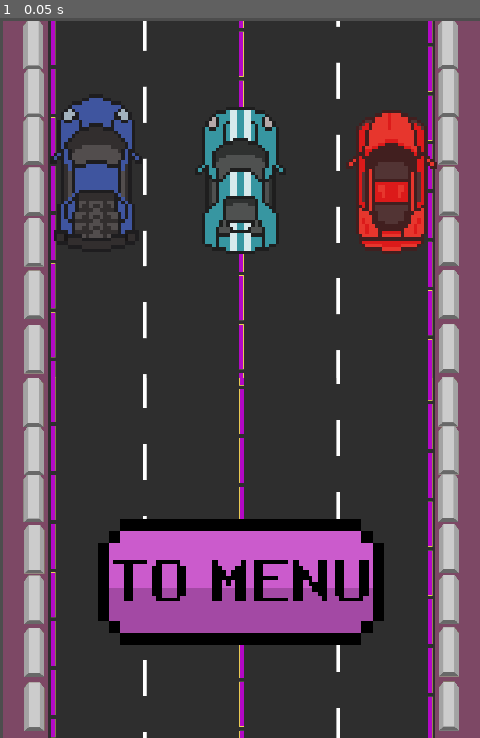
Above: before the commit, frame 1.
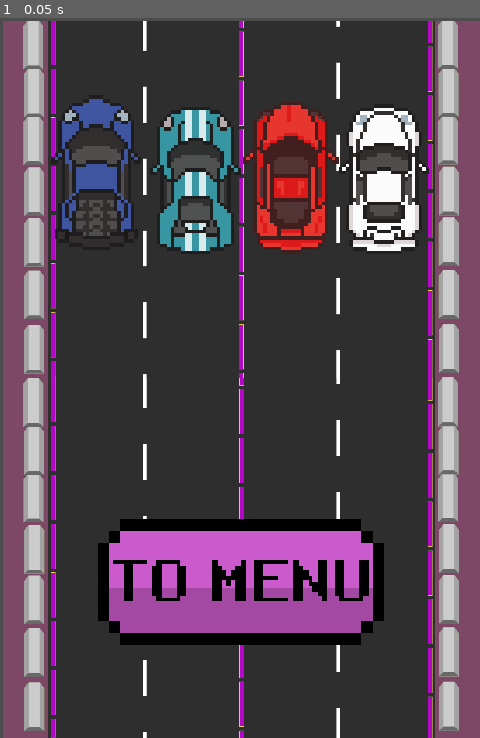
Above: after the commit, the same moment.

Repository: Maxsonin/Race-Game-for-Hackathon
Game: Godot game, scene res://scene/garage/garage.tscn
The game is run twice, just before and just after one commit, with the same random seed, the same clock (stepped at 60 frames per second) and the same inputs. This scene is started directly instead of the project's main scene.
Inputs:
- Up to frame 1 (0.05 s): no input

The runs differ from the first frame. In frame 1, 8.0% of the frame differs, in the area x 10-92%, y 11-33%.

Commit message:
added new car, enabled touch screen in main

Diff:
--- a/scene/garage/garage.tscn
+++ b/scene/garage/garage.tscn
@@ -1,10 +1,11 @@
-[gd_scene load_steps=13 format=3 uid="uid://bh00gsb3co1ch"]
+[gd_scene load_steps=16 format=3 uid="uid://bh00gsb3co1ch"]
 
 [ext_resource type="Texture2D" uid="uid://da6ocqoc88mad" path="res://imgs/background/parking/parking.png" id="1_juvo4"]
 [ext_resource type="Texture2D" uid="uid://co1mwrtt4p7wk" path="res://imgs/buttons/toMenuButtons/to_menu_button.png" id="2_8msul"]
 [ext_resource type="Texture2D" uid="uid://bkmsuqo42d6kr" path="res://imgs/cars/car_car.png" id="2_n6kes"]
 [ext_resource type="Texture2D" uid="uid://c8al5jq4gdxxh" path="res://imgs/cars/car3.png" id="3_pfbtp"]
 [ext_resource type="Texture2D" uid="uid://b1l3say3728x6" path="res://imgs/cars/car4.png" id="4_jg2ry"]
+[ext_resource type="Texture2D" uid="uid://cfjkhnkfyml50" path="res://imgs/cars/car5.png" id="6_h5xm1"]
 [ext_resource type="PackedScene" uid="uid://c6omje6eu138a" path="res://scene/transition/scene_trasition.tscn" id="6_mmdbj"]
 
 [sub_resource type="GDScript" id="GDScript_cy1gq"]
@@ -42,12 +43,22 @@
 	scene_trasition.transition()
 
 
+func _on_touch_screen_button5_pressed() -> void:
+	Global.car_img=load(\"res://imgs/cars/car5.png\")
+	animation_player.play(\"white\")
+	await get_tree().create_timer(0.5).timeout
+	scene_trasition.transition()
+
+
 func _on_touch_screen_button_3_pressed():
 	get_tree().change_scene_to_file(\"res://scene/mainMenu/mainMenu.tscn\")
 
 
 func _on_scene_trasition_transitioned() -> void:
 	get_tree().change_scene_to_file(\"res://scene/main/main.tscn\")
+
+
+
 "
 
 [sub_resource type="GDScript" id="GDScript_miprn"]
@@ -109,11 +120,43 @@
 "values": [Vector2(131, 52), Vector2(130, -26)]
 }
 
+[sub_resource type="Animation" id="Animation_jgkqo"]
+resource_name = "white"
+tracks/0/type = "value"
+tracks/0/imported = false
+tracks/0/enabled = true
+tracks/0/path = NodePath("Control/Sprite2D4:position")
+tracks/0/interp = 1
+tracks/0/loop_wrap = true
+tracks/0/keys = {
+"times": PackedFloat32Array(0, 1),
+"transitions": PackedFloat32Array(1, 1),
+"update": 0,
+"values": [Vector2(128, 51), Vector2(128, -30)]
+}
+
+[sub_resource type="Animation" id="Animation_i8aeu"]
+length = 0.001
+tracks/0/type = "value"
+tracks/0/imported = false
+tracks/0/enabled = true
+tracks/0/path = NodePath("Control/Sprite2D4:position")
+tracks/0/interp = 1
+tracks/0/loop_wrap = true
+tracks/0/keys = {
+"times": PackedFloat32Array(0),
+"transitions": PackedFloat32Array(1),
+"update": 0,
+"values": [Vector2(128, 51)]
+}
+
 [sub_resource type="AnimationLibrary" id="AnimationLibrary_fdovi"]
 _data = {
+"RESET": SubResource("Animation_i8aeu"),
 "blue": SubResource("Animation_yp18o"),
 "green": SubResource("Animation_bs5om"),
-"red": SubResource("Animation_panq3")
+"red": SubResource("Animation_panq3"),
+"white": SubResource("Animation_jgkqo")
 }
 
 [node name="Garage" type="Node2D"]
@@ -139,7 +182,7 @@
 
 [node name="Sprite2D" type="Sprite2D" parent="Control"]
 position = Vector2(33, 47)
-scale = Vector2(0.589806, 0.613971)
+scale = Vector2(0.576456, 0.600074)
 texture = ExtResource("2_n6kes")
 script = SubResource("GDScript_miprn")
 
@@ -151,8 +194,8 @@
 texture_normal = ExtResource("2_n6kes")
 
 [node name="Sprite2D2" type="Sprite2D" parent="Control"]
-position = Vector2(131, 52)
-scale = Vector2(0.54, 0.545)
+position = Vector2(97.5, 50.4861)
+scale = Vector2(0.57, 0.575278)
 texture = ExtResource("3_pfbtp")
 
 [node name="TouchScreenButton" type="TouchScreenButton" parent="Control/Sprite2D2"]
@@ -163,7 +206,7 @@
 texture_normal = ExtResource("3_pfbtp")
 
 [node name="Sprite2D3" type="Sprite2D" parent="Control"]
-position = Vector2(79, 52)
+position = Vector2(64, 52)
 scale = Vector2(0.5875, 0.57)
 texture = ExtResource("4_jg2ry")
 
@@ -173,6 +216,18 @@
 position = Vector2(-20.4255, -40.3509)
 scale = Vector2(0.447761, 0.84375)
 texture_normal = ExtResource("4_jg2ry")
+
+[node name="Sprite2D4" type="Sprite2D" parent="Control"]
+position = Vector2(128, 51)
+scale = Vector2(0.58, 0.58)
+texture = ExtResource("6_h5xm1")
+
+[node name="TouchScreenButton5" type="TouchScreenButton" parent="Control/Sprite2D4"]
+light_mask = 0
+visibility_layer = 0
+position = Vector2(-22.4138, -46.5517)
+scale = Vector2(0.448276, 0.948276)
+texture_normal = ExtResource("6_h5xm1")
 
 [node name="AnimationPlayer" type="AnimationPlayer" parent="."]
 unique_name_in_owner = true
@@ -186,4 +241,5 @@
 [connection signal="pressed" from="Control/Sprite2D/TouchScreenButton2" to="Control" method="_on_touch_screen_button_2_pressed"]
 [connection signal="pressed" from="Control/Sprite2D2/TouchScreenButton" to="Control" method="_on_touch_screen_button_pressed"]
 [connection signal="pressed" from="Control/Sprite2D3/TouchScreenButton4" to="Control" method="_on_touch_screen_button_4_pressed"]
+[connection signal="pressed" from="Control/Sprite2D4/TouchScreenButton5" to="Control" method="_on_touch_screen_button5_pressed"]
 [connection signal="transitioned" from="SceneTrasition" to="Control" method="_on_scene_trasition_transitioned"]
--- a/scene/main/main.tscn
+++ b/scene/main/main.tscn
@@ -96,7 +96,6 @@
 [node name="Road" parent="." instance=ExtResource("2_i6rvc")]
 
 [node name="TSBControls" type="Control" parent="."]
-visible = false
 layout_mode = 3
 anchors_preset = 15
 anchor_right = 1.0
Binary file added: imgs/cars/car5.png
Not shown, added: imgs/cars/car5.png.import
